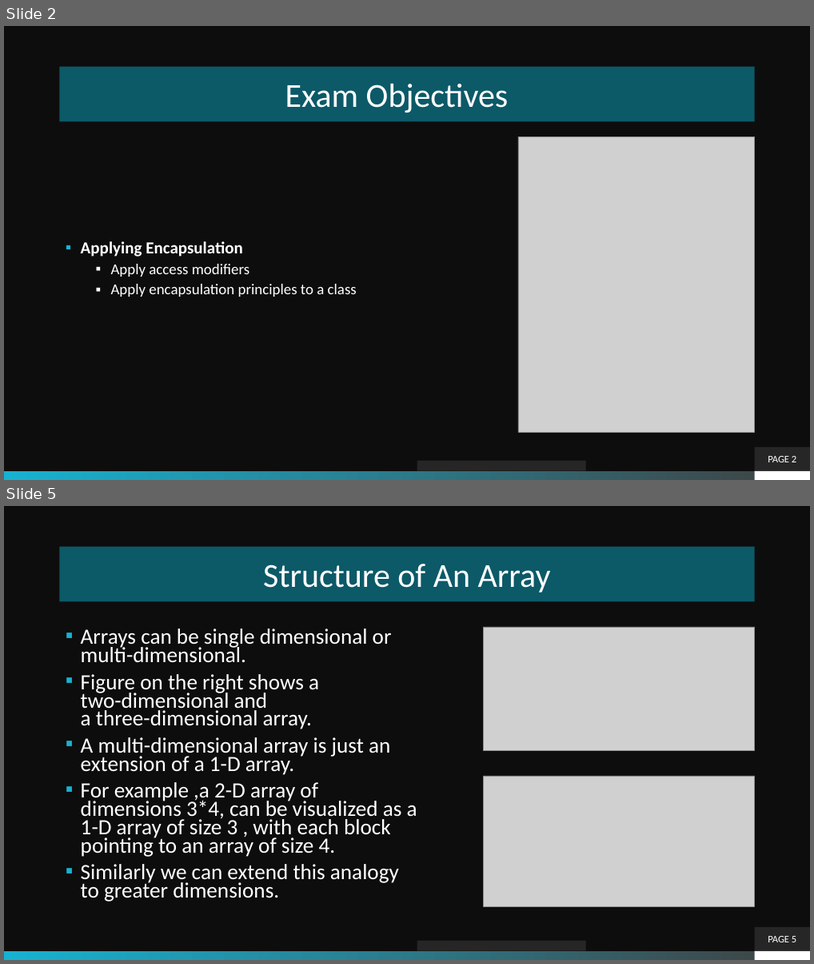
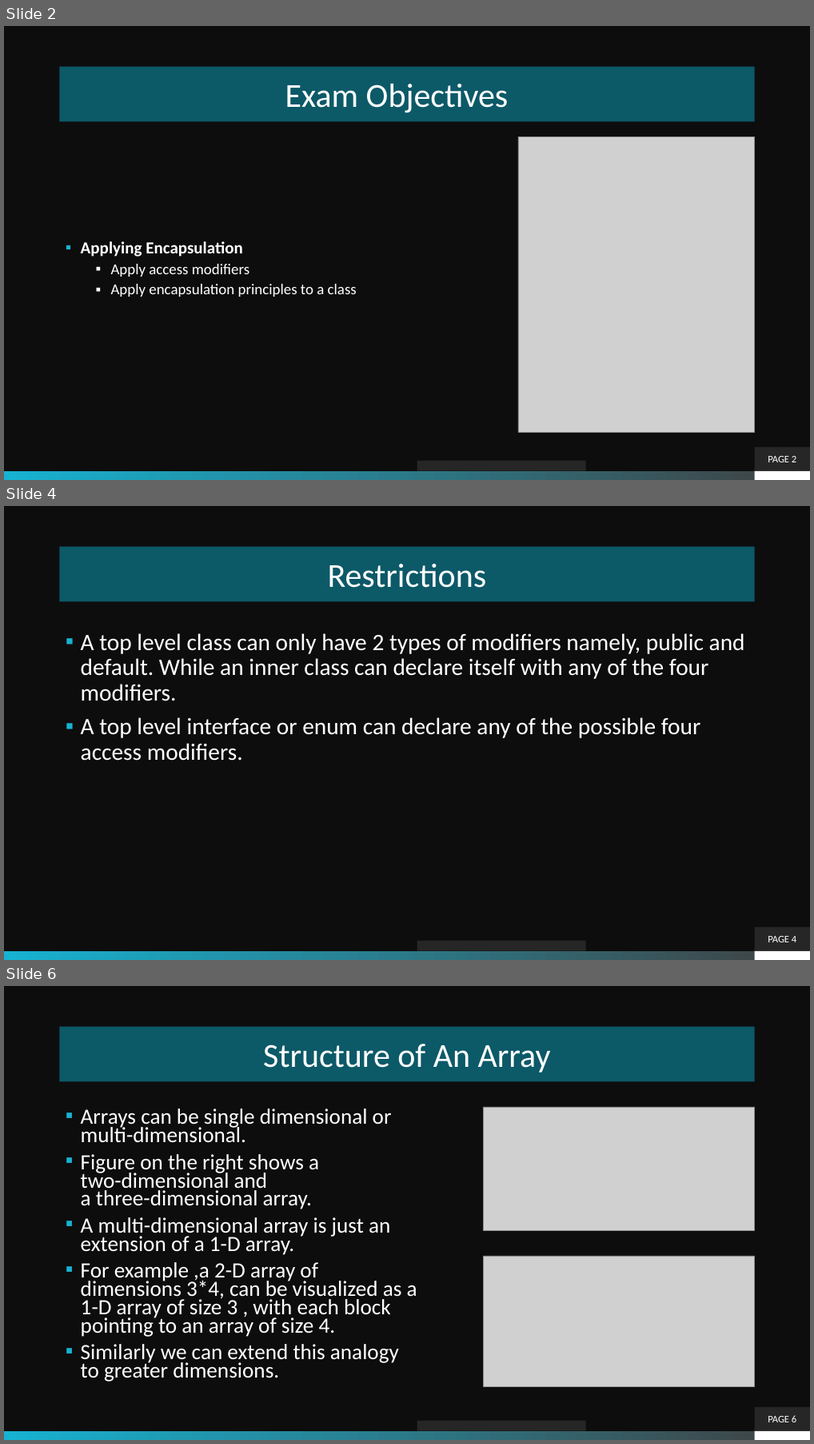
Before and after one commit to theLeonidas/Courses, a slide deck: courseMaterial/Apply Encapsulation/Encapsulation.pptx. Shown one above the other, each under a label of ours: slides 2 and 5 before the commit, slides 2, 4 and 6 after it; the slides between them are not shown. The pictures are 814x964 and 814x1444 pixels, drawn with LibreOffice and Linux fonts; fonts in the diff are those of the drawing; grey boxes stand for pictures; background and template pictures are left out. Boxes give left, top, right and bottom in pixels: in the first picture for what was removed or moved away, otherwise in the second. Text is boxed around its words. In the diff, an @@ line names an element or a change of style, - is before the commit and + after.

```diff
--- a/courseMaterial/Apply Encapsulation/Encapsulation.pptx
+++ b/courseMaterial/Apply Encapsulation/Encapsulation.pptx
@@ slide 4 added at bbox=[4, 506, 810, 960], background picture (left out); not listed: 2 template elements that a slide beside it also shows @@
@@ title added at bbox=[60, 547, 755, 601], fill #0C5968, 40 pt, text #FFFFFF @@
+Restrictions
@@ text added at bbox=[81, 633, 746, 760], 28 pt, text #FFFFFF @@
+▪ A top level class can only have 2 types of modifiers namely, public and default. While an inner class can declare itself with any of the four modifiers.
+▪ A top level interface or enum can declare any of the possible four access modifiers.
@@ page number added at bbox=[755, 927, 810, 951], fill #262626, 12 pt, text #FFFFFF @@
+PAGE 4
@@ rectangle added at bbox=[417, 940, 586, 951], fill #262626 @@
@@ what was slide 5 is now slide 6 @@
```
Also in this commit, not shown: 2 other slides added, 2 slides removed, 59 other files.
